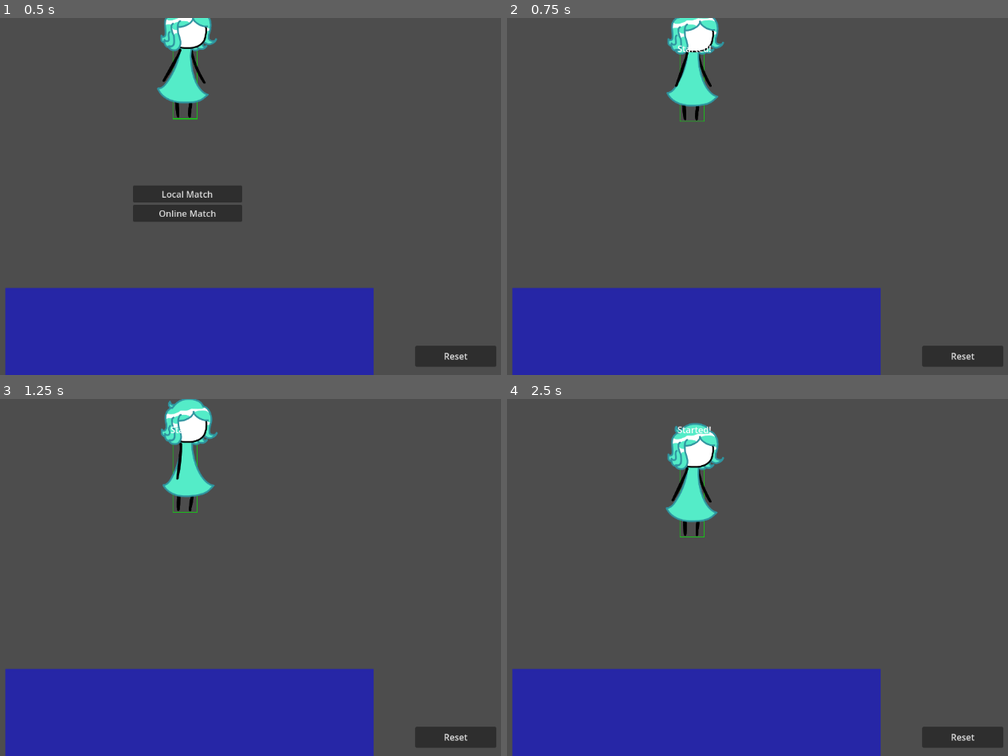
Above: before the commit, frames 1-4 (two rows, left to right).
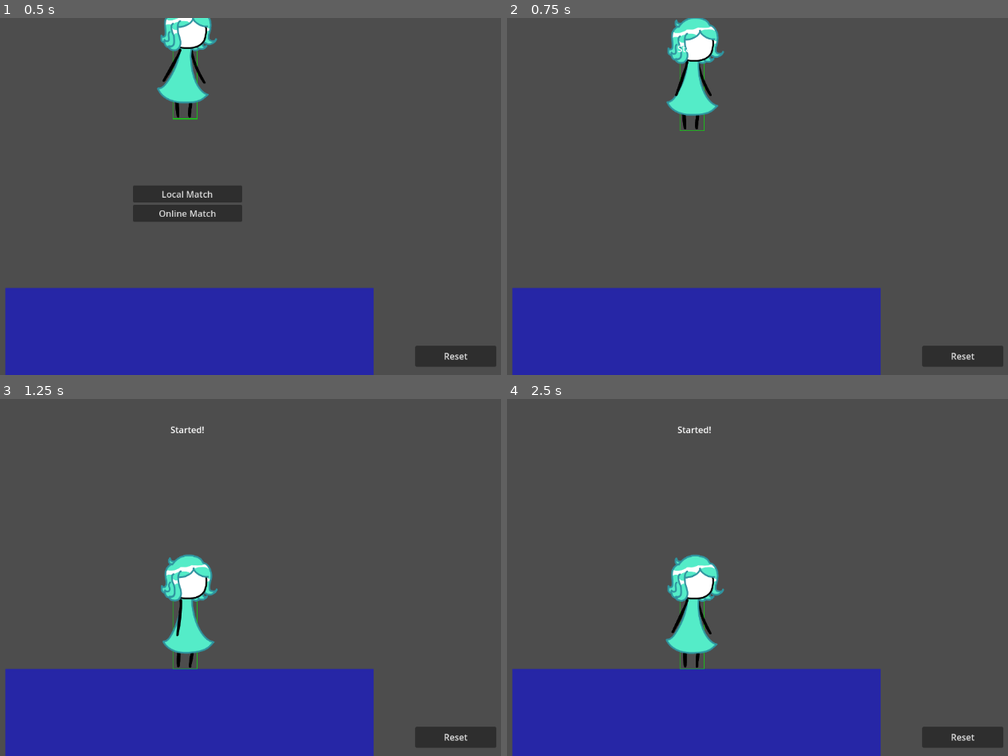
Above: after the commit, the same moments.

Repository: Patotatoman27/paperSlash
Game: Godot game, scene res://Scenes/MainGame/main.tscn
Two runs of this game, one before a commit and one after it. Both use one fixed random seed, a clock stepped at 60 frames per second and the inputs below.
Inputs (mouse positions are in pixels of both pictures, inside the frame that each line leads up to):
- Up to frame 1 (0.5 s): no input
- Up to frame 2 (0.75 s): click "Local Match" at 0.5 s
- Up to frame 3 (1.25 s): no input
- Up to frame 4 (2.5 s): tap Enter at 1.25 s; move the mouse to (832, 559) at 1.27 s; hold Up 1.28-2.03 s; click (832, 559) at 1.42 s; move the mouse to (567, 595) at 2.02 s; hold Down from 2.03 s (still down)

Frame 1 is identical in both runs. In frame 2, 1.6% of the frame differs, in the area x 31-44%, y 0-32%; in frame 3, 4.0%; in frame 4, 4.2%, in the area x 31-44%, y 6-76%.

Commit message:
StateMachine Physics adaptation

Diff:
--- a/Scripts/Classes/PlayerClass.gd
+++ b/Scripts/Classes/PlayerClass.gd
@@ -32,7 +32,6 @@
 #region PROCESS
 func _network_process(input: Dictionary) -> void:
 	stateMachine.process(input)
-	physics_step()
 
 #region STATE SAVE/LOAD
 func _save_state() -> Dictionary:
@@ -57,13 +56,6 @@
 		playerRect.size
 	)
 	draw_rect(local_rect, Color(0, 1, 0, 0.5), false, 2)
-
-func physics_step():
-	_updatePlayerRect();
-	apply_gravity();
-	_updatePlayerRect();
-	resolveCollisions()
-	updateGrounded()
 
 func _updatePlayerRect():
 	playerRect = Rect2(position + PLAYER_OFFSET - PLAYER_SIZE/2, PLAYER_SIZE)
--- a/Scripts/StateMachine/state_machine.gd
+++ b/Scripts/StateMachine/state_machine.gd
@@ -11,12 +11,20 @@
 var currentState : STATE = STATE.IDLE;
 
 func process(input: Dictionary):
+	#Basic Controls
 	controlledNode.position += input.get("inputVector", Vector2.ZERO) * controlledNode.speed
 	if input.get("jump", false):
 		controlledNode.velocity.y = controlledNode.jumpSpeed;
+	#Physics process
+	controlledNode._updatePlayerRect();
+	controlledNode.apply_gravity();
+	controlledNode._updatePlayerRect();
+	controlledNode.resolveCollisions()
+	controlledNode.updateGrounded()
+	#State Specific
 	match currentState:
 		STATE.IDLE:
-			controlledNode.velocity.y = 0;
+			pass;
 		STATE.WALK:
 			pass;
 		STATE.AIR:
